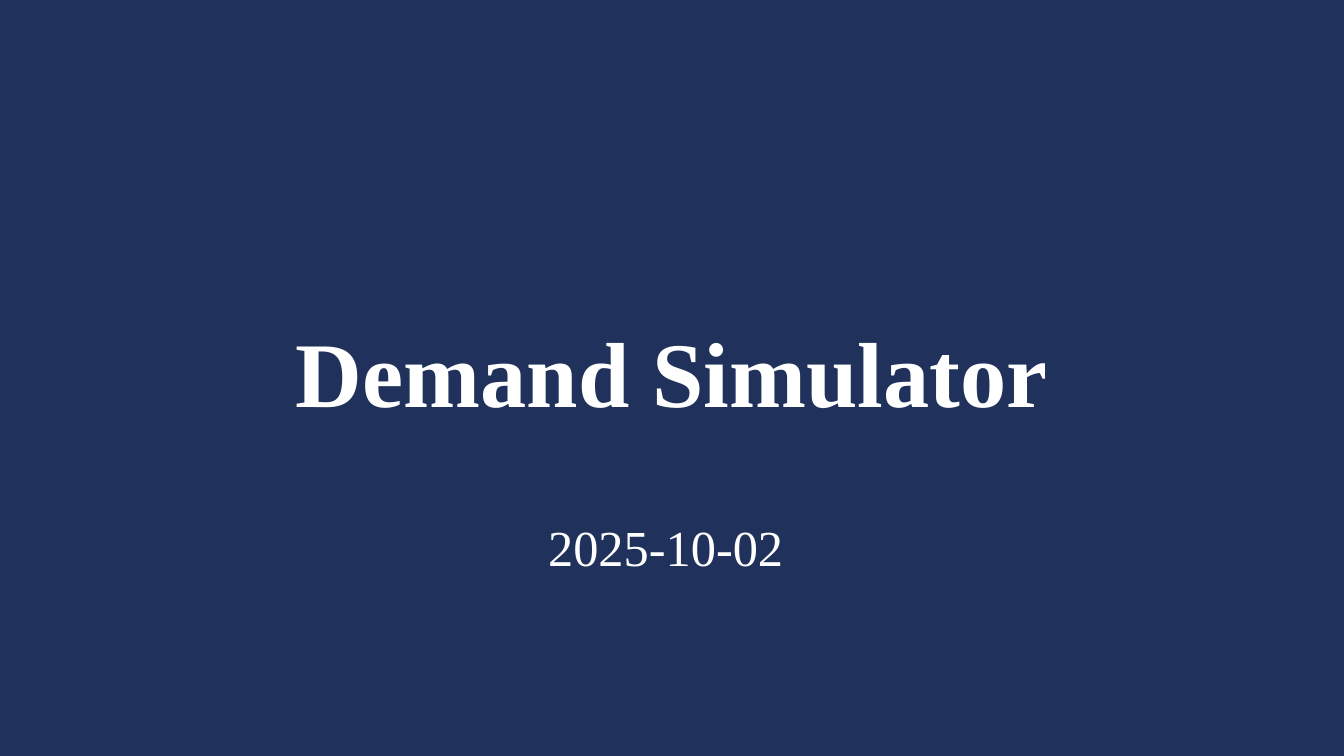
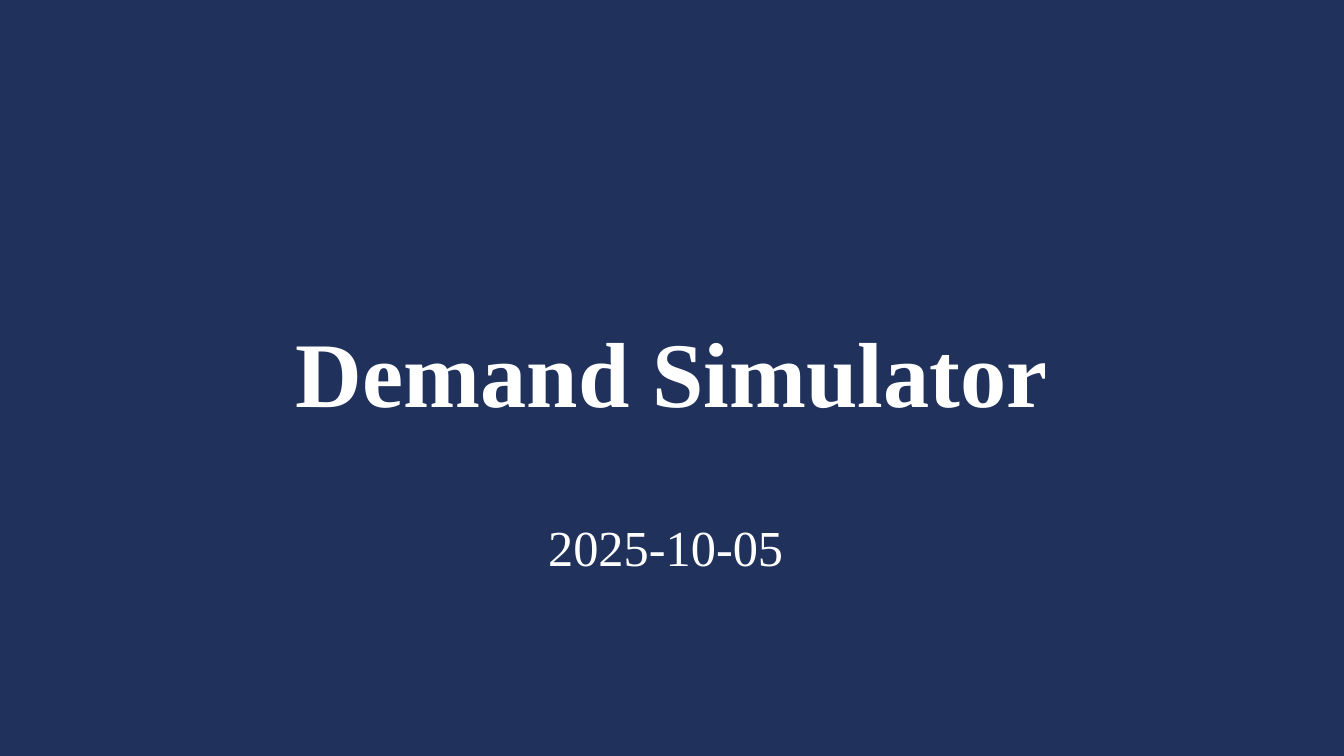
Before and after one commit to caisr-hh/TruckParts-Demand-Inventory-Simulator, a slide deck: slide 1 of documents/Simulator_Idea_20251005.pptx. Drawn at 1344x756 pixels with LibreOffice and Linux fonts; fonts in the diff are those of the drawing. Boxes give left, top, right and bottom in pixels: in the first picture for what was removed or moved away, otherwise in the second. Text is boxed around its words. In the diff, an @@ line names an element or a change of style, - is before the commit and + after.

```diff
--- a/documents/Simulator_Idea_20251005.pptx
+++ b/documents/Simulator_Idea_20251005.pptx
@@ text at (548,532,783,567): text changed @@
-2025-10-02
+2025-10-05
```
Also in this commit, not shown: 1 other slide changed, 1 slide removed, 2 other files.
